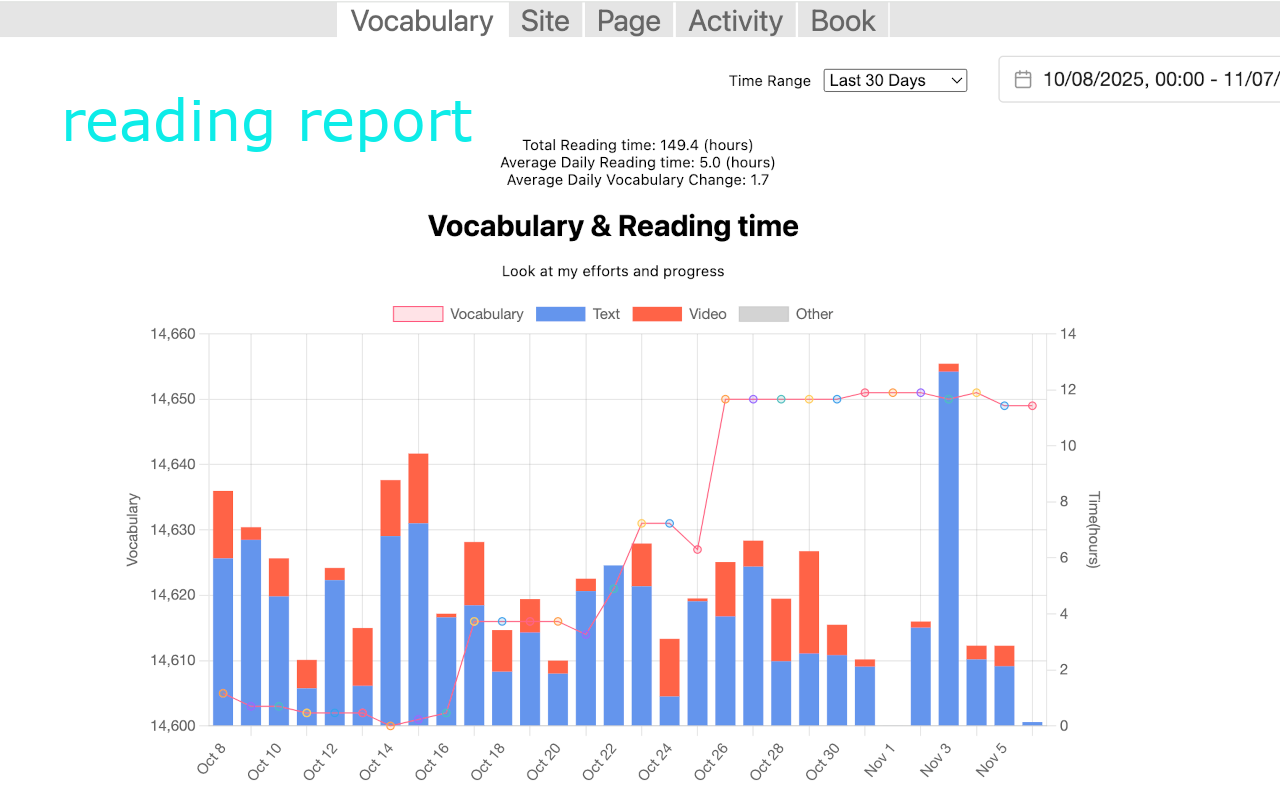
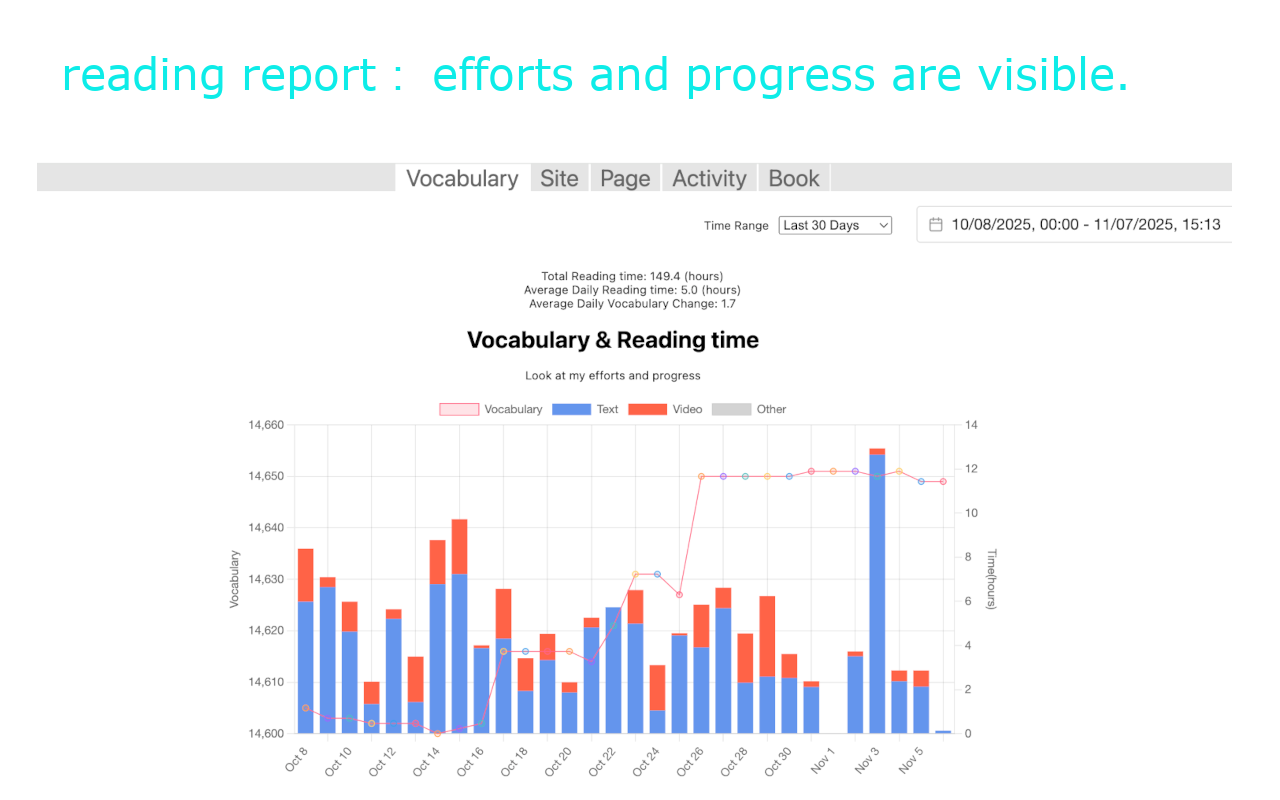
The second w=1280, h=800 image is a revision of the first. Changes to its layers:
renamed "reading report" to "reading report： efforts and pr...", painted on it over [64, 56, 1126, 152]
painted on "Screenshot 2025-11-06 at 15.18.44.png" over [0, 1, 1280, 781]
